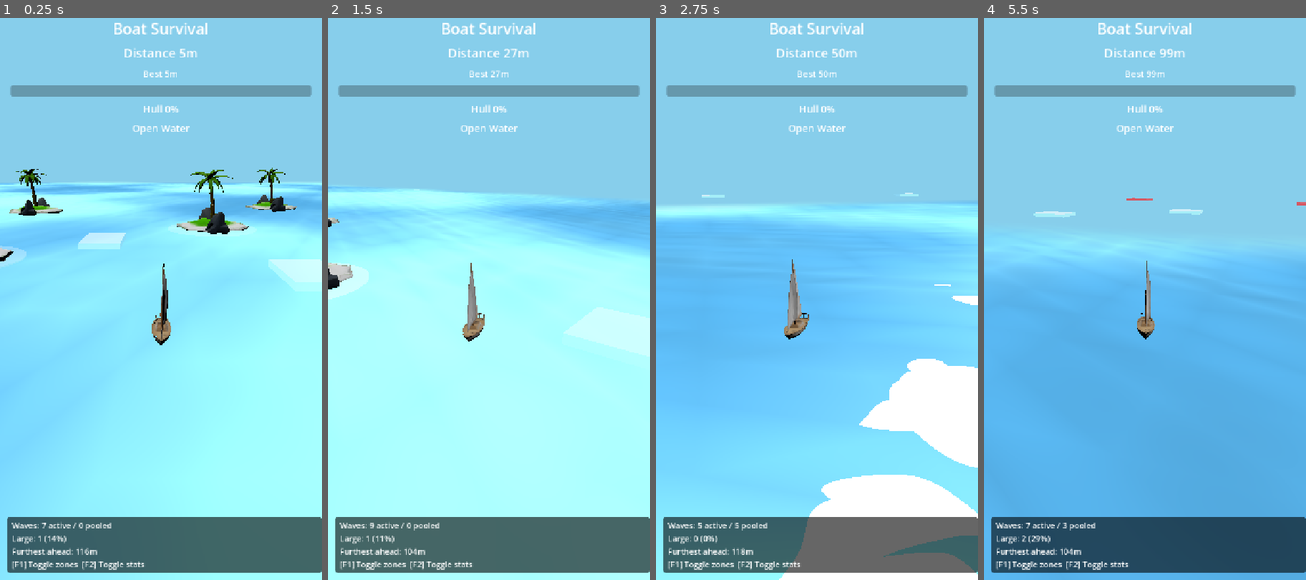
Above: before the commit, frames 1-4 (left to right).
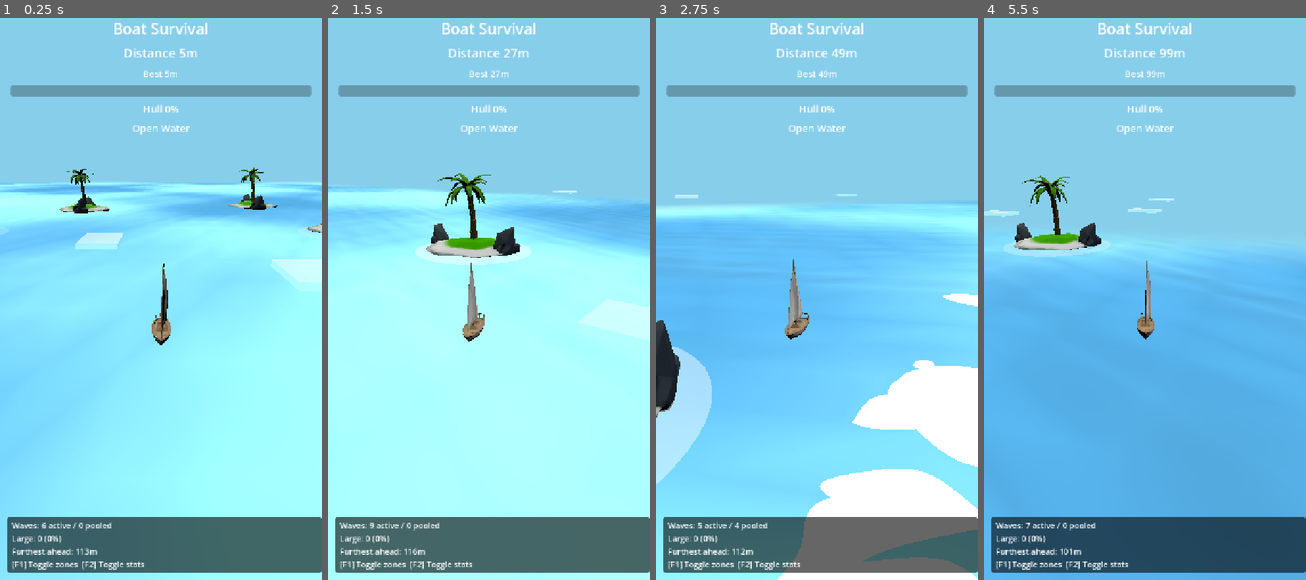
Above: after the commit, the same moments.

Repository: lseyesl/ai_game_board
Game: Godot game, scene res://scenes/main/Main.tscn
Same seed, same stepped clock (60 frames per second), same inputs: the game is played once before the commit and once after it.
Inputs (mouse positions are in pixels of both pictures, inside the frame that each line leads up to):
- Up to frame 1 (0.25 s): no input
- Up to frame 2 (1.5 s): tap Enter (ui_accept) at 0.5, 0.77 s; move the mouse to (559, 265) at 0.52 s; hold Right (ui_right) 0.53-1.25 s; tap F at 0.6 s; click (559, 265) at 0.67 s; drag from (424, 321) to (472, 405) at 1.27 s
- Up to frame 3 (2.75 s): move the mouse to (849, 169) at 2.02 s; hold Right (ui_right) from 2.03 s (still down); hold E from 2.03 s (still down)
- Up to frame 4 (5.5 s): release Right (ui_right) at 2.75 s; release E at 2.75 s; drag from (1128, 405) to (1048, 209) at 2.77 s; move the mouse to (1241, 377) at 3.52 s; hold Left (ui_left) 3.53-4.25 s; tap F at 3.6 s; tap Enter (ui_accept) at 3.77 s; drag from (1048, 209) to (1096, 152) at 4.27 s; move the mouse to (1161, 293) at 5.02 s; hold S from 5.03 s (still down); hold E from 5.03 s (still down); click (1161, 293) at 5.17 s

The runs differ from the first frame. In frame 1, 2.5% of the frame differs, in the area x 0-100%, y 26-96%; in frame 2, 3.7%; in frame 3, 5.1%, in the area x 0-100%, y 5-100%; in frame 4, 2.1%.
Error after the commit: Invalid access to property or key 'lift_force' on a base object of type 'RefCounted (WaveProfile)'. (res://scripts/waves/wave_zone.gd:29)

Commit message:
feat: redesign wave profiles for continuous effects
Ultraworked with [Sisyphus](https://github.com/code-yeongyu/oh-my-openagent)

Co-authored-by: Sisyphus <clio-agent@sisyphuslabs.ai>

Diff:
--- a/scripts/waves/wave_profile.gd
+++ b/scripts/waves/wave_profile.gd
@@ -2,27 +2,30 @@
 extends RefCounted
 
 var turn_push: float = 0.0
-var lift_force: float = 0.0
-var damage_risk: float = 0.0
+var lateral_force: float = 0.0
+var speed_multiplier: float = 1.0
+var damage_per_second: float = 0.0
 var drift_speed: float = 0.0
 var is_large: bool = false
 
 
-static func small(push_direction: float = 0.45):
-	var profile = load("res://scripts/waves/wave_profile.gd").new()
+static func small(push_direction: float = 0.35) -> WaveProfile:
+	var profile := WaveProfile.new()
 	profile.turn_push = push_direction
-	profile.lift_force = 0.0
-	profile.damage_risk = 0.0
+	profile.lateral_force = 3.0
+	profile.speed_multiplier = 0.85
+	profile.damage_per_second = 0.0
 	profile.is_large = false
-	profile.drift_speed = randf_range(0.2, 0.8)
+	profile.drift_speed = randf_range(0.8, 2.0)
 	return profile
 
 
-static func large(push_direction: float = 0.9):
-	var profile = load("res://scripts/waves/wave_profile.gd").new()
+static func large(push_direction: float = 0.7) -> WaveProfile:
+	var profile := WaveProfile.new()
 	profile.turn_push = push_direction
-	profile.lift_force = 6.0
-	profile.damage_risk = 8.0
+	profile.lateral_force = 7.0
+	profile.speed_multiplier = 0.6
+	profile.damage_per_second = 5.0
 	profile.is_large = true
-	profile.drift_speed = randf_range(0.3, 1.2)
+	profile.drift_speed = randf_range(1.0, 3.0)
 	return profile
--- a/tests/unit/test_wave_profile.gd
+++ b/tests/unit/test_wave_profile.gd
@@ -5,17 +5,35 @@
 
 func run() -> Array[String]:
 	var failures: Array[String] = []
-	seed(1234)
-	var large_profile = WaveProfileScript.large()
-	if large_profile.damage_risk <= 0.0:
-		failures.append("large wave profile should have positive damage risk")
-	if large_profile.drift_speed < 0.3 or large_profile.drift_speed > 1.2:
-		failures.append("large profile drift_speed should be between 0.3 and 1.2, got %f" % large_profile.drift_speed)
 
-	var small_profile = WaveProfileScript.small()
-	if is_equal_approx(small_profile.turn_push, 0.0):
-		failures.append("small wave profile should apply turn push")
-	if small_profile.drift_speed < 0.2 or small_profile.drift_speed > 0.8:
-		failures.append("small profile drift_speed should be between 0.2 and 0.8, got %f" % small_profile.drift_speed)
+	# --- Small wave profile ---
+	var small = WaveProfileScript.small()
+	if small.is_large:
+		failures.append("small profile is_large should be false")
+	if small.turn_push <= 0.0:
+		failures.append("small profile should have positive turn_push")
+	if small.lateral_force <= 0.0:
+		failures.append("small profile should have positive lateral_force")
+	if small.speed_multiplier <= 0.0 or small.speed_multiplier > 1.0:
+		failures.append("small profile speed_multiplier should be in (0,1], got %f" % small.speed_multiplier)
+	if not is_equal_approx(small.damage_per_second, 0.0):
+		failures.append("small profile damage_per_second should be 0, got %f" % small.damage_per_second)
+	if small.drift_speed < 0.8 or small.drift_speed > 2.0:
+		failures.append("small profile drift_speed should be between 0.8 and 2.0, got %f" % small.drift_speed)
+
+	# --- Large wave profile ---
+	var large = WaveProfileScript.large()
+	if not large.is_large:
+		failures.append("large profile is_large should be true")
+	if large.turn_push <= 0.0:
+		failures.append("large profile should have positive turn_push")
+	if large.lateral_force <= small.lateral_force:
+		failures.append("large profile lateral_force should exceed small")
+	if large.speed_multiplier >= small.speed_multiplier:
+		failures.append("large profile speed_multiplier should be lower (more slowdown) than small")
+	if large.damage_per_second <= 0.0:
+		failures.append("large profile should have positive damage_per_second")
+	if large.drift_speed < 1.0 or large.drift_speed > 3.0:
+		failures.append("large profile drift_speed should be between 1.0 and 3.0, got %f" % large.drift_speed)
 
 	return failures
